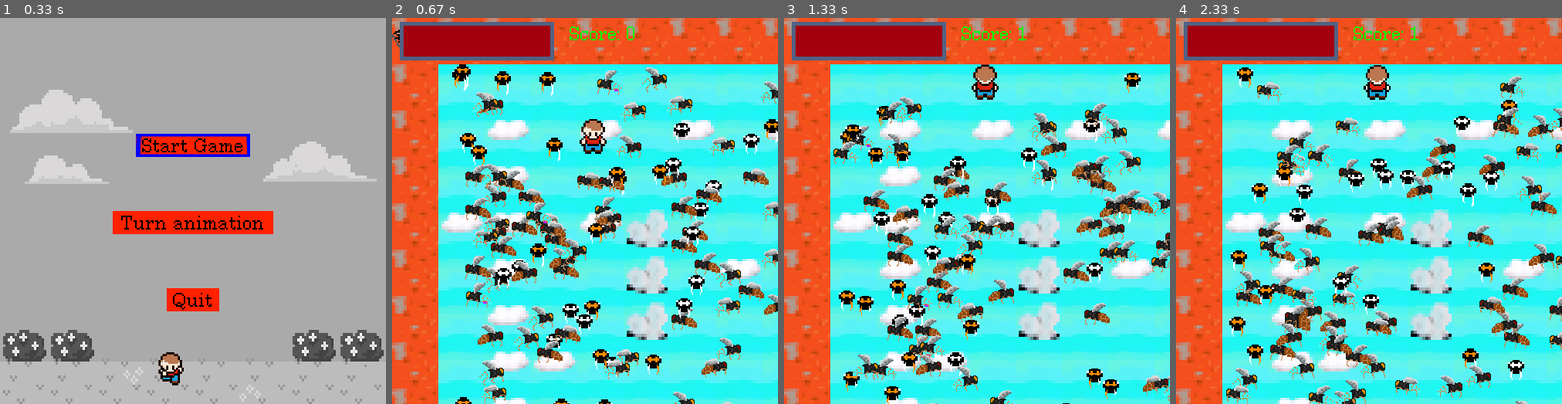
Above: before the commit, frames 1-4 (left to right).
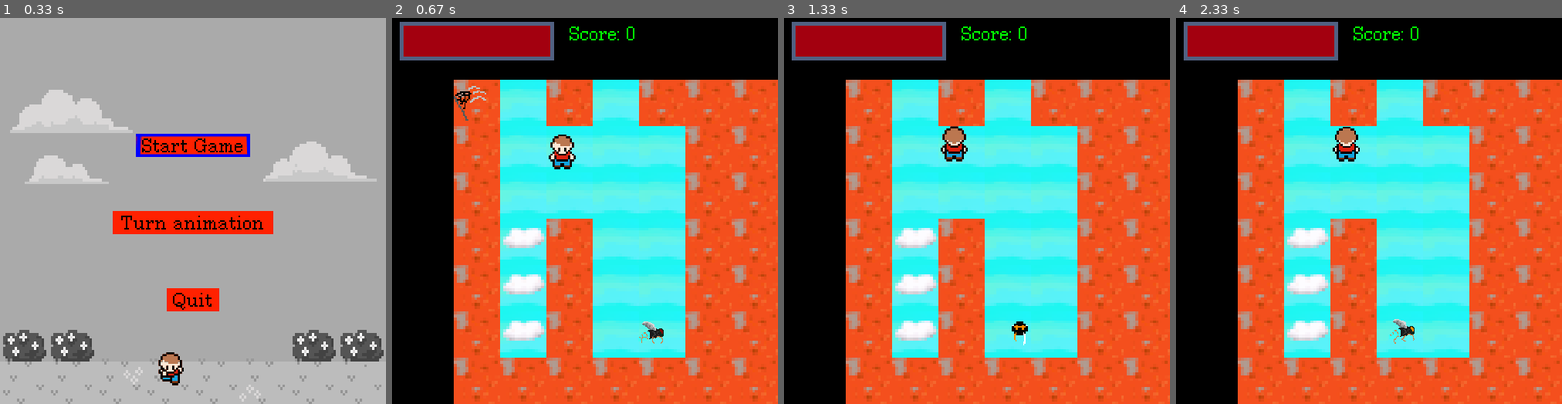
Above: after the commit, the same moments.

Repository: FearlessClock/PygameBaseCode
Game: pygame game, started from Main.py
Same seed, same stepped clock (60 frames per second), same inputs: the game is played once before the commit and once after it.
Inputs:
- Up to frame 1 (0.33 s): no input
- Up to frame 2 (0.67 s): tap Enter at 0.33 s
- Up to frame 3 (1.33 s): hold Space 0.67-1.13 s; hold Up 0.67-1.13 s; hold Esc from 1.17 s (still down); hold Up from 1.17 s (still down); tap Space at 1.23 s
- Up to frame 4 (2.33 s): tap Space at 1.53, 1.73, 2.03 s; release Esc at 1.63 s; release Up at 1.63 s; hold Esc 1.67-2.13 s; hold Up 1.67-2.13 s

Frame 1 is identical in both runs. In frame 2, 90% of the frame differs, in the area x 0-100%, y 0-100%; in frame 3, 90%; in frame 4, 91%.

Commit message:
Fix: Moving from bigger to smaller map

Diff:
--- a/Cricket.py
+++ b/Cricket.py
@@ -59,6 +59,18 @@
         else:
             self.pos.x = self.rect.x / self.tileSize.x
             self.pos.y = self.rect.y / self.tileSize.y
+            if self.pos.x < 0:
+                self.pos.x = 0
+                self.rect.x = 0
+            elif self.pos.x >= level.width-1:
+                self.pos.x = level.width-1
+                self.rect.x = (level.width-1) * self.tileSize.x
+            if self.pos.y < 0:
+                self.pos.y = 0
+                self.rect.y = 0
+            elif self.pos.y >= level.height-1:
+                self.pos.y = level.height-1
+                self.rect.y = (level.height-1) * self.tileSize.y
             # Move
             self.getNPCDirection()
             self.updateNPCAnimation(dt)
--- a/GameLoop.py
+++ b/GameLoop.py
@@ -45,10 +45,10 @@
         self.addStateFunction(GameStates.GAME, self.GameState)
         self.addStateFunction(GameStates.MENU, self.MenuState)
 
-        self.player = Player(4, 2, self.window.tileLoader, self.TILE_SIZE, Vector(0, 10))
+        self.player = Player(2, 1, self.window.tileLoader, self.TILE_SIZE, Vector(0, 10))
 
         # Init the maps
-        self.mapHolder = MapHolder(["map1", "map2"], self.TILE_SIZE, self.window.tileLoader)
+        self.mapHolder = MapHolder(["map1", "map2", "map3"], self.TILE_SIZE, self.window.tileLoader)
 
         # Init the different screens and add them to the renderer
         self.startMenu = StartUpMenu(self.window.tileLoader, self.font_renderer)
--- a/Map.py
+++ b/Map.py
@@ -23,7 +23,7 @@
                                                          {0: False, 1: True, 2: False, 3: True, 4: True},
                                                          {1: 0, 2: 0, 3: 0, 4: 0})
         self.tileSize = tileSize
-        self.NPCManager = NPCManager(100, self.tileSize, tileLoader, self)
+        self.NPCManager = NPCManager(1, self.tileSize, tileLoader, self)
 
     def getWidth(self):
         return self.width
@@ -38,11 +38,12 @@
         tiles = []
         rectY = max(0, rect.y - 1)
         rectYMax = min(self.height, rectY + rect.height + 3)
-        rectY = rectYMax - 3 - screenTileSize.height
+        rectY = max(0, rectYMax - 3 - screenTileSize.height)
+
 
         rectX = max(0, rect.x - 1)
         rectXMax = min(self.width, rectX + rect.width + 3)
-        rectX = rectXMax - 3 - screenTileSize.width
+        rectX = max(0, rectXMax - 3 - screenTileSize.width)
 
         for i in range(rectY, rectYMax):
             for j in range(rectX, rectXMax):
--- a/MapHolder.py
+++ b/MapHolder.py
@@ -10,7 +10,7 @@
         self.loadedMap = None
         mapValues = []
         idValues = []
-        self.currentMap = 1
+        self.currentMap = 3
         self.tileSize = tileSize
         for i in range(len(self.mapNames)):
             map = Map(self.mapNames[i], self.tileSize, tileLoader)
--- a/NetWeapon.py
+++ b/NetWeapon.py
@@ -19,6 +19,8 @@
 
     def spawnWeapon(self, direction, position):
         offset = 0.4
+        self.image = self.animationController.getCurrentAnimationFrame()
+
         if direction == Direction.UP or direction == Direction.IDLE_UP:
             self.hitPos = position + Vector(0, -offset)
             if self.netDirection is not Direction.UP:
@@ -44,16 +46,19 @@
                 self.animationController.changeCurrentAnimationTo(Direction.RIGHT)
 
     def despawn(self):
+        self.image = None
         self.hitPos = Vector(-1, -1)
         self.rect.x = -1
         self.rect.y = -1
 
     def updateAnimation(self, dt):
-        self.animationController.stepCurrentAnimation(dt)
-        self.image = self.animationController.getCurrentAnimationFrame()
+        if self.image is not None:
+            self.animationController.stepCurrentAnimation(dt)
+            self.image = self.animationController.getCurrentAnimationFrame()
 
     def draw(self, surface_blit, screenRect):
-        self.pos = self.hitPos
-        self.rect.x = self.hitPos.x * self.tileSize.x
-        self.rect.y = self.hitPos.y * self.tileSize.y
-        surface_blit(self.image, (self.pos.x*self.tileSize.x-screenRect.x, self.pos.y*self.tileSize.y-screenRect.y))
+        if self.image is not None:
+            self.pos = self.hitPos
+            self.rect.x = self.hitPos.x * self.tileSize.x
+            self.rect.y = self.hitPos.y * self.tileSize.y
+            surface_blit(self.image, (self.pos.x*self.tileSize.x-screenRect.x, self.pos.y*self.tileSize.y-screenRect.y))
--- a/Player.py
+++ b/Player.py
@@ -1,4 +1,3 @@
-import copy
 import pygame
 from pygame.locals import *
 
@@ -22,7 +21,8 @@
         self.directionSignificanceDict = {Direction.UP: "playerUp", Direction.DOWN: "playerDown",
                                           Direction.LEFT: "playerLeft", Direction.RIGHT: "playerRight",
                                           Direction.IDLE_UP: "playerIdleUp", Direction.IDLE_DOWN: "playerIdleDown",
-                                          Direction.IDLE_LEFT: "playerIdleLeft", Direction.IDLE_RIGHT: "playerIdleRight"}
+                                          Direction.IDLE_LEFT: "playerIdleLeft",
+                                          Direction.IDLE_RIGHT: "playerIdleRight"}
         MobileUnit.__init__(self, 0, x, y, tileSize, tileLoader.getAnimationController("player"),
                             self.directionSignificanceDict, self.size)
         self.imageCollisionOffset = imageCollisionOffset
@@ -58,27 +58,26 @@
         currentMap = mapHolder.getCurrentMap()
         tempRectHolder = Rect(self.rect)
         res = Rect(self.rect)
-        self.rect[0] = newX*self.tileSize.x+self.imageCollisionOffset.x
-        self.rect[2] -= self.imageCollisionOffset.x*2
+        self.rect[0] = newX * self.tileSize.x + self.imageCollisionOffset.x
+        self.rect[2] -= self.imageCollisionOffset.x * 2
         self.rect[1] += self.imageCollisionOffset.y
-        self.rect[3] -= self.imageCollisionOffset.y*2
+        self.rect[3] -= self.imageCollisionOffset.y * 2
         collision = pygame.sprite.spritecollideany(self, currentMap.solidObjectGroup)
 
         if collision is None:
             self.pos.x = newX
             res[0] = self.rect[0]
 
-
         self.rect = tempRectHolder
-        self.rect[1] = newY*self.tileSize.y+self.imageCollisionOffset.y
-        self.rect[3] -= self.imageCollisionOffset.y*2
+        self.rect[1] = newY * self.tileSize.y + self.imageCollisionOffset.y
+        self.rect[3] -= self.imageCollisionOffset.y * 2
         self.rect[0] += self.imageCollisionOffset.x
-        self.rect[2] -= self.imageCollisionOffset.x*2
+        self.rect[2] -= self.imageCollisionOffset.x * 2
         collision = pygame.sprite.spritecollideany(self, currentMap.solidObjectGroup)
 
         if collision is None:
             self.pos.y = newY
-            res[1] = newY*self.tileSize.y
+            res[1] = newY * self.tileSize.y
         self.rect = res
 
         # Extremities
@@ -86,14 +85,39 @@
         if tile.doorway is not None and tile.doorway is not 0:
             mapHolder.changeToMap(currentMap.neighbors[int(tile.doorway - 1)])
             if tile.doorway == 1:
-                self.pos.y = mapHolder.getCurrentMap().height - 1
+                self.pos.y = (mapHolder.getCurrentMap().height - 2)
+                if self.pos.x > mapHolder.getCurrentMap().width:
+                    empty = self.getFirstEmptyFromMax(mapHolder.getCurrentMap(), False, self.pos.x, self.pos.y)
+                    if empty is not None:
+                        self.pos.x = empty
+                    else:
+                        self.pos.x = 2
             elif tile.doorway == 2:
                 self.pos.x = 1
+                if self.pos.y > mapHolder.getCurrentMap().height:
+                    empty = self.getFirstEmptyFromMax(mapHolder.getCurrentMap(), True, self.pos.x, self.pos.y)
+                    if empty is not None:
+                        self.pos.y = empty
+                    else:
+                        self.pos.y = 0
             elif tile.doorway == 3:
-                self.pos.y = 0
+                self.pos.y = 1
+                if self.pos.x > mapHolder.getCurrentMap().width:
+                    empty = self.getFirstEmptyFromMax(mapHolder.getCurrentMap(), False, self.pos.x, self.pos.y)
+                    if empty is not None:
+                        self.pos.x = empty
+                    else:
+                        self.pos.x = 2
             elif tile.doorway == 4:
                 self.pos.x = mapHolder.getCurrentMap().width - 2
-
+                if self.pos.y > mapHolder.getCurrentMap().height:
+                    empty = self.getFirstEmptyFromMax(mapHolder.getCurrentMap(), True, self.pos.x, self.pos.y)
+                    if empty is not None:
+                        self.pos.y = empty
+                    else:
+                        self.pos.y = 0
+
+        print(self.pos)
         self.updateAnimation()
         if self.attack:
             self.net.spawnWeapon(self.direction, self.pos)
@@ -199,3 +223,16 @@
         self.downPressed = False
         self.leftPressed = False
         self.rightPressed = False
+
+    def getFirstEmptyFromMax(self, level, vertical, x, y):
+        xMax = level.width - 1
+        yMax = level.height - 1
+        if vertical:
+            for i in range(level.height - 1):
+                if not level.isObstacle(x-1, yMax - i):
+                    return yMax - i
+        else:
+            for i in range(level.width - 1):
+                if not level.isObstacle(xMax - i, y-1):
+                    return xMax - i
+        return None
--- a/maps/map2.csv
+++ b/maps/map2.csv
@@ -1,5 +1,5 @@
 2
-0,0,0,1
+0,0,3,1
 15,10
 1,1,1,1,1,1,1,1,1,1 ,1,1,1,1,1
 1,0,0,0,0,0,0,0,0,0,0,0,0,0,1
@@ -10,4 +10,4 @@
 -4,0,0,0,0,0,4,4,0,1,0,4,4,0,1
 -4,0,4,4,4,4,0,0,0,1,4,0,0,0,1
 -4,0,0,0,0,0,0,0,0,1,0,0,0,0,1
-1,4,4,4,4,4,4,4,4,4,4,4,4,4,1
+1,-3,4,4,4,4,4,4,-3,4,4,4,4,4,1
--- /dev/null
+++ b/maps/map3.csv
@@ -0,0 +1,10 @@
+3
+2,0,0,0
+7,7
+1,-1,1,-1,1,1,1
+1,0,0,0,0,1,1
+1,0,0,0,0,1,1
+1,2,1,0,0,1,1
+1,2,1,0,0,1,1
+1,2,1,0,0,1,1
+1,1,1,1,1,1,1
